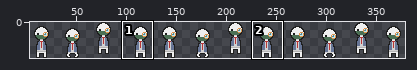
A sprite sheet gets an edit: assets/inspector_anim.png. Above: a wide view before the commit, with the close-up outlined.
Close-up. The starting point:
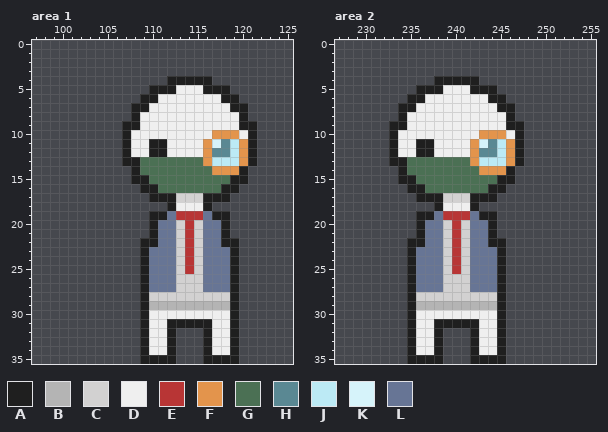
The file is 384x36 pixels. Shown: area 1: x 97..125, y 0..35; area 2: x 227..255, y 0..35. The wide view leaves out empty margins.
Palette (. is transparent): A #1f1f1f  B #b4b4b4  C #d2d1d1  D #efefef  E #b83535  F #e3944c  G #4b7054  H #5a8893  J #bceaf5  K #d6f3fa  L #677595
Pixels before, area 1, first column x 107:
 4 .....AAAAA.....
 5 ...AAADDDAAA...
 6 ..AADDDDDDDAA..
 7 .AADDDDDDDDDAA.
 8 .ADDDDDDDDDDDA.
 9 AADDDDDDDDDDDAA
10 ADDDDDDDDDFFFDA
11 ADDAADDDDFKHJFA
12 ADDAADDDDFHHJFA
13 AAGGGGGGGFJJJFA
14 .AGGGGGGGGFFFA.
15 .AAGGGGGGGGGAA.
16 ..AAGGGGGGGAA..
17 ...AAACCCAAA...
18 .....ADDDA.....
19 ...AALEEELAA...
20 ...ALLCECLLA...
21 ...ALLCECLLA...
22 ..AALLCECLLAA..
23 ..ALLLCECLLLA..
24 ..ALLLCECLLLA..
25 ..ALLLCECLLLA..
26 ..ALLLCCCLLLA..
27 ..ALLLCCCLLLA..
28 ..ACCCCCCCCCA..
29 ..ABBBBBBBBBA..
30 ..ADDDDDDDDDA..
31 ..ADDAAAAADDA..
32 ..ADDA...ADDA..
33 ..ADDA...ADDA..
34 ..ADDA...ADDA..
35 ..AAAA...AAAA..
Pixels before, area 2, first column x 233:
 4 .....AAAAA.....
 5 ...AAADDDAAA...
 6 ..AADDDDDDDAA..
 7 .AADDDDDDDDDAA.
 8 .ADDDDDDDDDDDA.
 9 AADDDDDDDDDDDAA
10 ADDDDDDDDDFFFDA
11 ADDAADDDDFKHJFA
12 ADDAADDDDFHHJFA
13 AAGGGGGGGFJJJFA
14 .AGGGGGGGGFFFA.
15 .AAGGGGGGGGGAA.
16 ..AAGGGGGGGAA..
17 ...AAACCCAAA...
18 .....ADDDA.....
19 ...AALEEELAA...
20 ...ALLCECLLA...
21 ...ALLCECLLA...
22 ..AALLCECLLAA..
23 ..ALLLCECLLLA..
24 ..ALLLCECLLLA..
25 ..ALLLCECLLLA..
26 ..ALLLCCCLLLA..
27 ..ALLLCCCLLLA..
28 ..ACCCCCCCCCA..
29 ..ABBBBBBBBBA..
30 ..ADDDDDDDDDA..
31 ..ADDAAAAADDA..
32 ..ADDA...ADDA..
33 ..ADDA...ADDA..
34 ..ADDA...ADDA..
35 ..AAAA...AAAA..
The result:
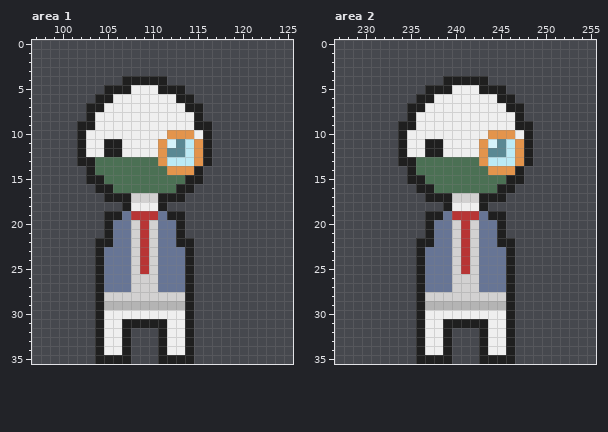
What changed:
Changed rows in their new state; - is an unchanged pixel.
Area 1:
first column x 102:
 4 -----AAAAA.....-----
 5 ---AAADDD--A.....---
 6 --AADDDDD--AA.....--
 7 -AADDDDD----AA.....-
 8 -ADDDDD------A.....-
 9 AADDDDD------AA.....
10 ADDDDD----FFF-A.....
11 ADDAAD--DFKHJFA.....
12 ADDAAD--DFHHJFA.....
13 AAGGGGG--FJJJFA.....
14 -AGGGGG---FFFA.....-
15 -AAGGGGG----AA.....-
16 --AAGGGGG--AA.....--
17 ---AAACCC--A.....---
18 -----ADDDA.....-----
19 ---AALEEELAA.....---
20 ---ALLCEC--A.....---
21 ---ALLCEC--A.....---
22 --AALLCEC--AA.....--
23 --ALLLCEC--LA.....--
24 --ALLLCEC--LA.....--
25 --ALLLCEC--LA.....--
26 --ALLLCCC--LA.....--
27 --ALLLCCC--LA.....--
28 --ACCCCC----A.....--
29 --ABBBBB----A.....--
30 --ADDDDD----A.....--
31 --ADDAA-AADD-.....--
32 --ADDA-..ADDA-....--
33 --ADDA-..ADDA-....--
34 --ADDA-..ADDA-....--
35 --AAAA-..--AA-....--
Area 2:
first column x 233:
 4 -----.----A-----
 5 ---.--A--D--A---
 6 --.-A------D-A--
 7 -.-A--------D-A-
 8 -.A----------DA-
 9 .-A----------D-A
10 .A--------D--FDA
11 .A-D-A---DFKHJFA
12 .A-D-A---DF-HJFA
13 .-A------GF--JFA
14 -.A-------G--FA-
15 -.-A--------G-A-
16 --.-A------G-A--
17 ---.--A--C--A---
18 -----.A--DA-----
19 ---.-AL--EL-A---
20 ---.A-LCEC-LA---
21 ---.A-LCEC-LA---
22 --.-A-LCEC-L-A--
23 --.A--LCEC--LA--
24 --.A--LCEC--LA--
25 --.A--LCEC--LA--
26 --.A--L--C--LA--
27 --.A--L--C--LA--
28 --.A--------CA--
29 --.A--------BA--
30 --.A--------DA--
31 --.A-D----A-DA--
32 --.A-DA--.A-DA--
33 --.A-DA--.A-DA--
34 --.A-DA--.A-DA--
35 --.---A--.---A--
Where, in picture pixels (left, top, right, bottom), the same in both close-ups:
changed: (77, 76, 257, 364)
changed: (389, 76, 533, 364)
